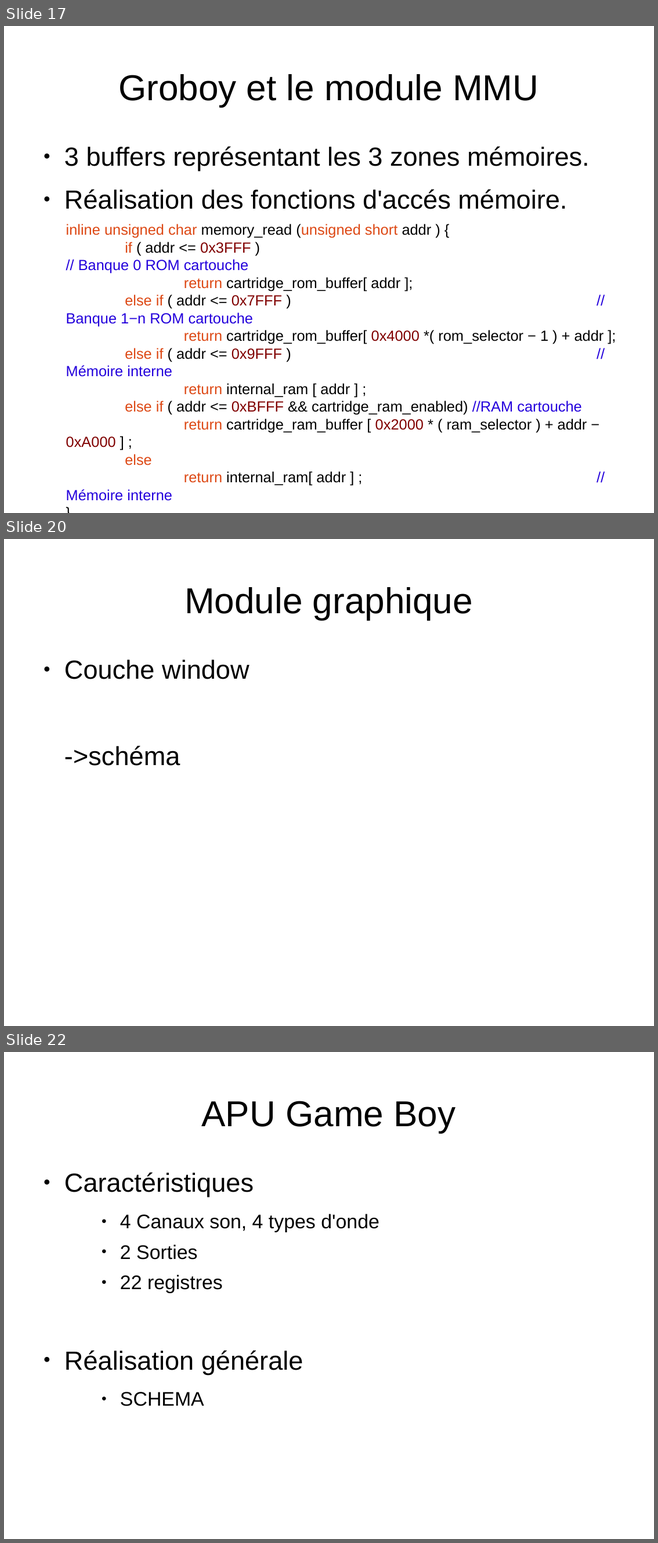
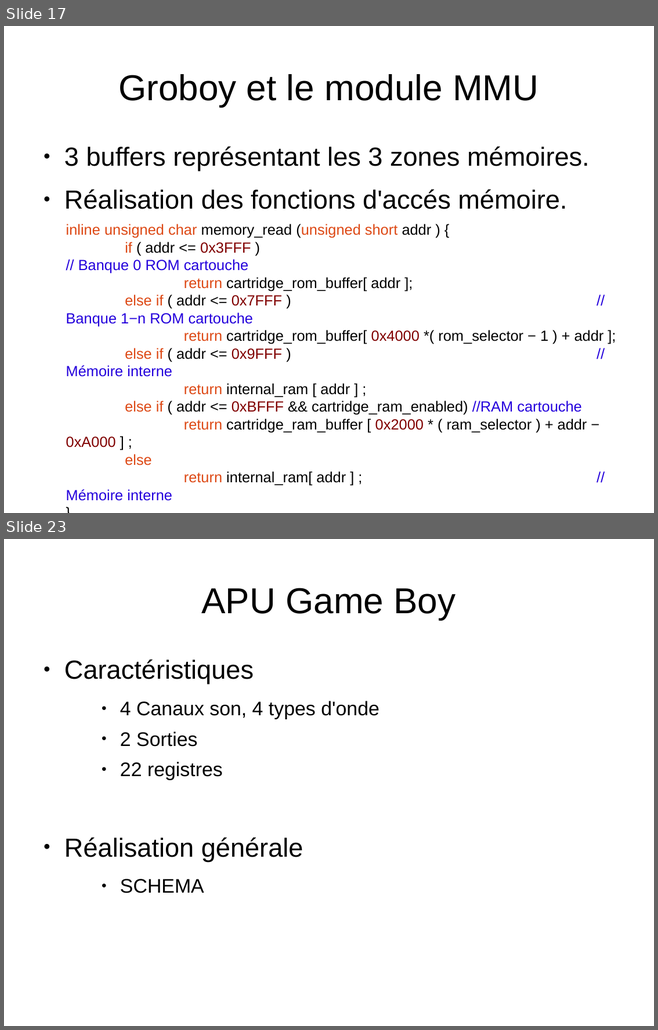
Before and after one commit to joakim-d/GroBoy, a slide deck: documents_TER/soutenance.odp. Shown one above the other, each under a label of ours: slides 17, 20 and 22 before the commit, slides 17 and 23 after it; the slides between them are not shown. The pictures are 658x1543 and 658x1030 pixels, drawn with LibreOffice and Linux fonts; fonts in the diff are those of the drawing. Boxes give left, top, right and bottom in pixels: in the first picture for what was removed or moved away, otherwise in the second. Text is boxed around its words. In the diff, an @@ line names an element or a change of style, - is before the commit and + after.

```diff
--- a/documents_TER/soutenance.odp
+++ b/documents_TER/soutenance.odp
@@ slide 20 removed at (x1=4, y1=539, x2=654, y2=1026), background #FFFFFF @@
@@ title removed at (x1=184, y1=587, x2=473, y2=620) @@
-Module graphique
@@ text removed at (x1=64, y1=660, x2=249, y2=766) @@
-● Couche window
-->schéma
@@ what was slide 22 is now slide 23 @@
```
Also in this commit, not shown: 1 slide changed, 4 slides added, 2 other slides removed.
